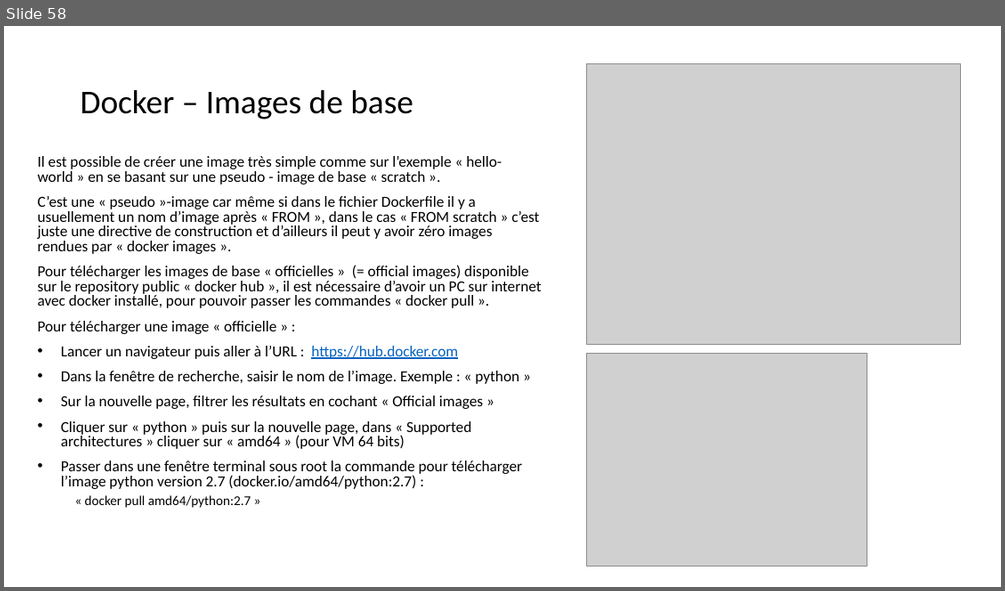
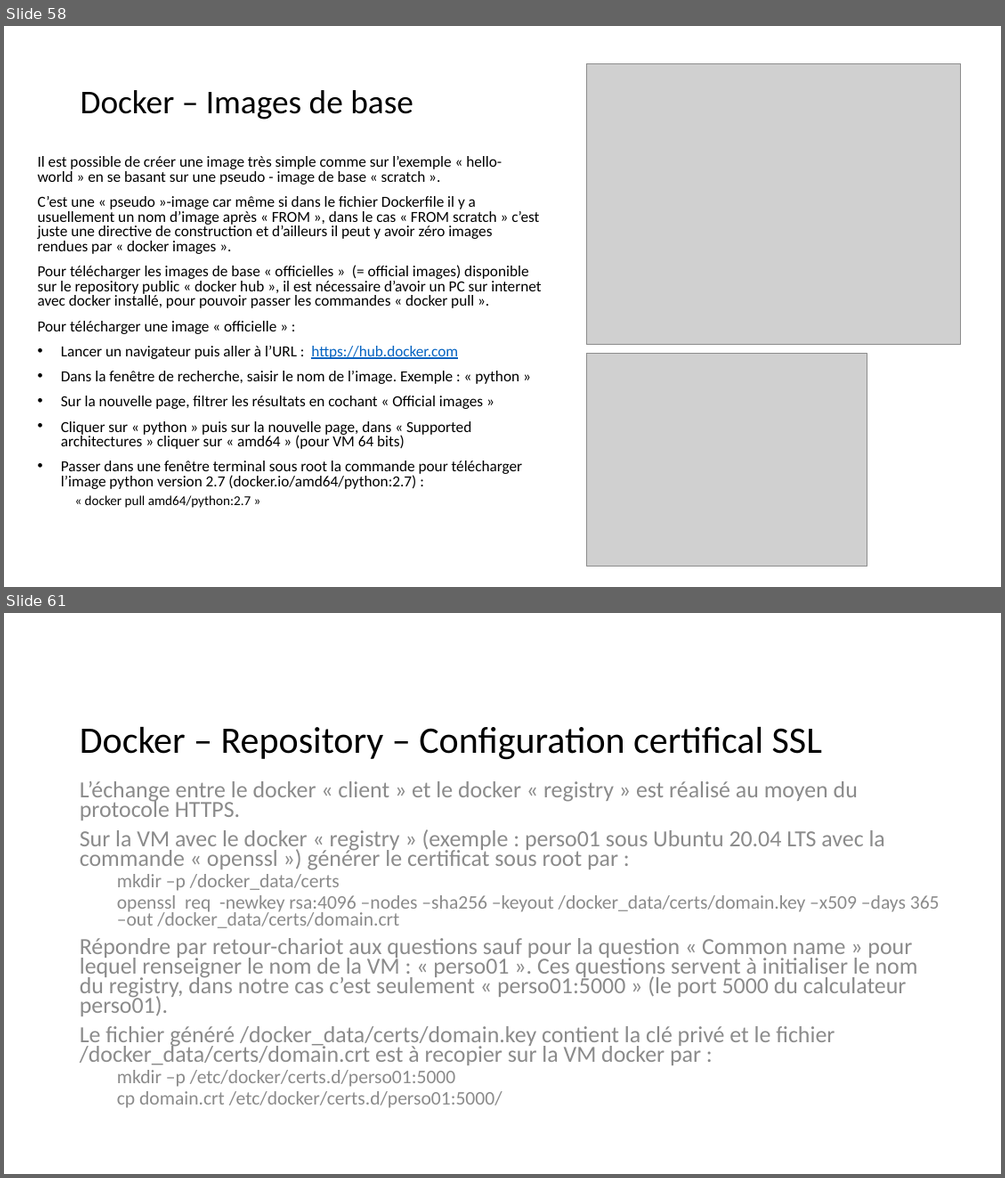
Before and after one commit to dominiquelaurain/fastecdsa, a slide deck: docs/Autoformation_Git.pptx. Shown one above the other, each under a label of ours: slide 58 before the commit, slides 58 and 61 after it; the slides between them are not shown. The pictures are 1005x591 and 1005x1178 pixels, drawn with LibreOffice and Linux fonts; fonts in the diff are those of the drawing; grey boxes stand for pictures. Boxes give left, top, right and bottom in pixels: in the first picture for what was removed or moved away, otherwise in the second. Text is boxed around its words. In the diff, an @@ line names an element or a change of style, - is before the commit and + after.

```diff
--- a/docs/Autoformation_Git.pptx
+++ b/docs/Autoformation_Git.pptx
@@ slide 61 added at bbox=[4, 613, 1001, 1174], background #FFFFFF @@
@@ title added at bbox=[80, 727, 822, 760], 36 pt, text #000000 @@
+Docker – Repository – Configuration certifical SSL
@@ text added at bbox=[80, 781, 939, 1108], 22.2 pt, text #8C8C8C @@
+L’échange entre le docker « client » et le docker « registry » est réalisé au moyen du protocole HTTPS.
+Sur la VM avec le docker « registry » (exemple : perso01 sous Ubuntu 20.04 LTS avec la commande « openssl ») générer le certificat sous root par :
+  mkdir –p /docker_data/certs
+  openssl req -newkey rsa:4096 –nodes –sha256 –keyout /docker_data/certs/domain.key –x509 –days 365 –out /docker_data/certs/domain.crt
+Répondre par retour-chariot aux questions sauf pour la question « Common name » pour lequel renseigner le nom de la VM : « perso01 ». Ces questions servent à initialiser le nom du registry, dans notre cas c’est seulement « perso01:5000 » (le port 5000 du calculateur perso01).
+Le fichier généré /docker_data/certs/domain.key contient la clé privé et le fichier /docker_data/certs/domain.crt est à recopier sur la VM docker par :
+  mkdir –p /etc/docker/certs.d/perso01:5000
+  cp domain.crt /etc/docker/certs.d/perso01:5000/
```
Also in this commit, not shown: 3 slides changed, 11 other slides added, 1 slide removed.
